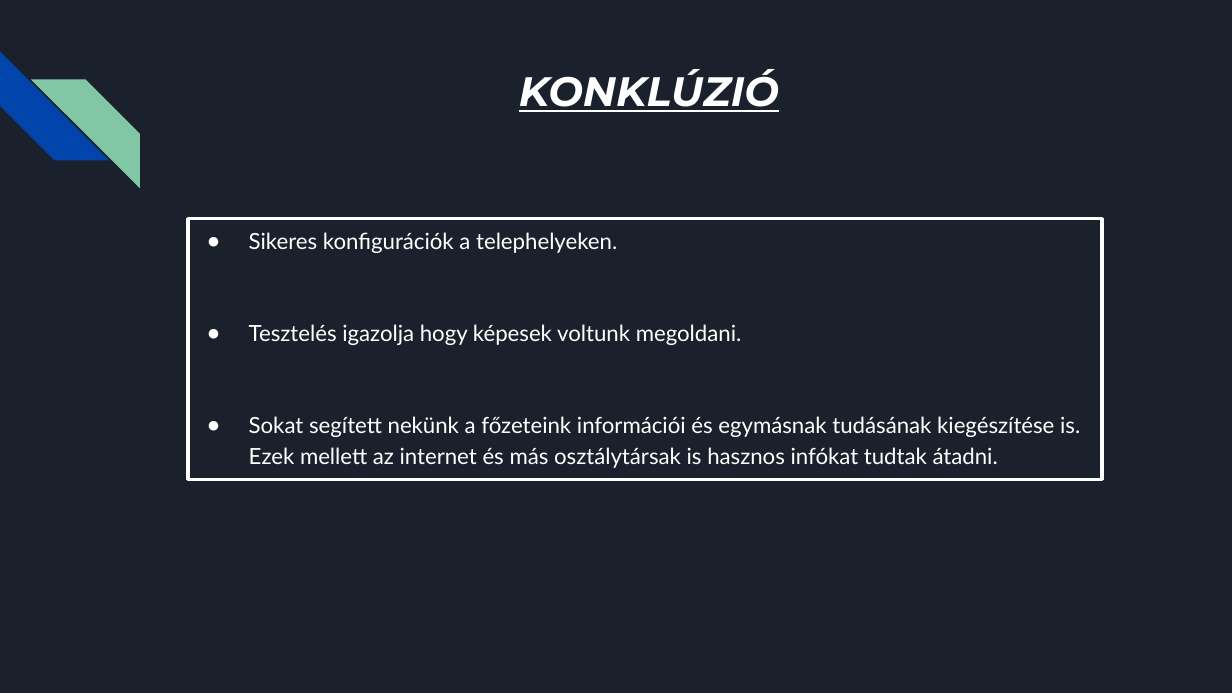
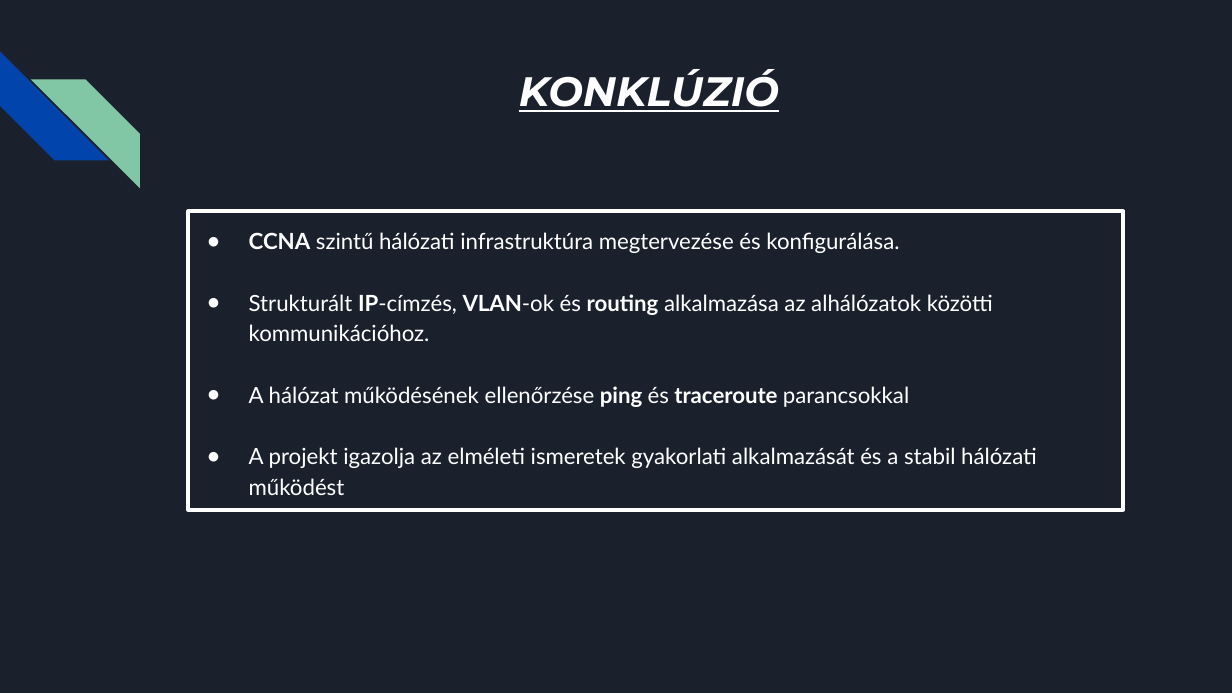
Before and after one commit to XRX265/DotNyetWork, a slide deck: slide 21 of Cím nélküli prezentáció (5).pptx. Drawn at 1232x693 pixels with LibreOffice and Linux fonts; fonts in the diff are those of the drawing. Boxes give left, top, right and bottom in pixels: in the first picture for what was removed or moved away, otherwise in the second. Text is boxed around its words. In the diff, an @@ line names an element or a change of style, - is before the commit and + after.

```diff
--- a/Cím nélküli prezentáció (5).pptx
+++ b/Cím nélküli prezentáció (5).pptx
@@ rectangle: place and size @@
-rectangle at <box>188,219,1103,480</box>
+rectangle at <box>188,211,1124,510</box>
@@ text at <box>249,232,1037,495</box>: text changed @@
-● Sikeres konfigurációk a telephelyeken.
-● Tesztelés igazolja hogy képesek voltunk megoldani.
-● Sokat segített nekünk a főzeteink információi és egymásnak tudásának kiegészítése is. Ezek mellett az internet és más osztálytársak is hasznos infókat tudtak átadni.
+● CCNA szintű hálózati infrastruktúra megtervezése és konfigurálása.
+● Strukturált IP-címzés, VLAN-ok és routing alkalmazása az alhálózatok közötti kommunikációhoz.
+● A hálózat működésének ellenőrzése ping és traceroute parancsokkal
+● A projekt igazolja az elméleti ismeretek gyakorlati alkalmazását és a stabil hálózati működést
```
Also in this commit, not shown: 2 other slides changed.
